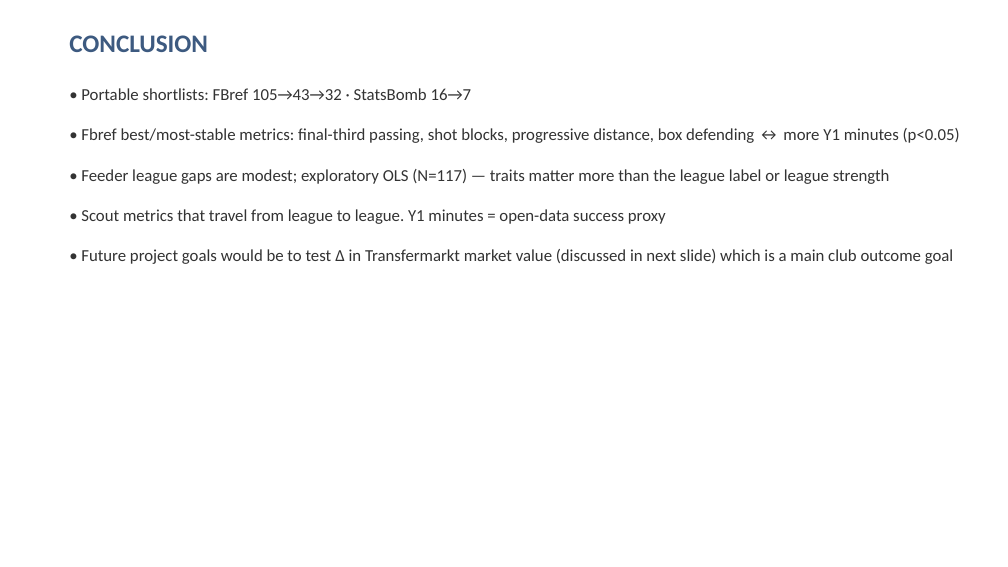
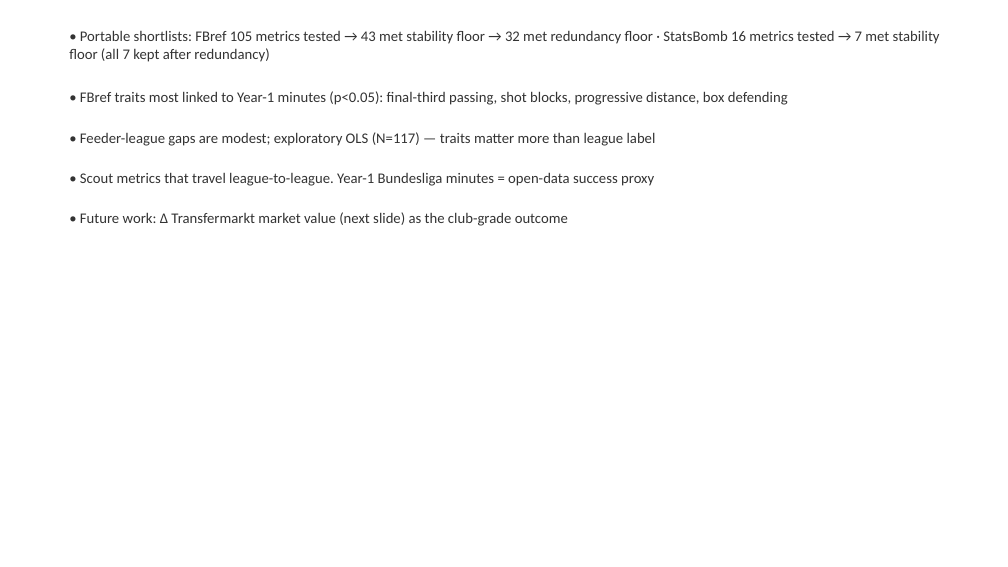
Before and after one commit to colbymorris08/bundesliga-transfer-traits, a slide deck: slide 20 of bundesliga_transfer_traits.pptx. Drawn at 1008x567 pixels with LibreOffice and Linux fonts; fonts in the diff are those of the drawing. Boxes give left, top, right and bottom in pixels: in the first picture for what was removed or moved away, otherwise in the second. Text is boxed around its words. In the diff, an @@ line names an element or a change of style, - is before the commit and + after.

```diff
--- a/bundesliga_transfer_traits.pptx
+++ b/bundesliga_transfer_traits.pptx
@@ text at [69, 30, 940, 226]: text changed; size 16 to 14 pt @@
-CONCLUSION
-• Portable shortlists: FBref 105→43→32 · StatsBomb 16→7
-• Fbref best/most-stable metrics: final-third passing, shot blocks, progressive distance, box defending ↔ more Y1 minutes (p<0.05)
-• Feeder league gaps are modest; exploratory OLS (N=117) — traits matter more than the league label or league strength
-• Scout metrics that travel from league to league. Y1 minutes = open-data success proxy
-• Future project goals would be to test Δ in Transfermarkt market value (discussed in next slide) which is a main club outcome goal
+• Portable shortlists: FBref 105 metrics tested → 43 met stability floor → 32 met redundancy floor · StatsBomb 16 metrics tested → 7 met stability floor (all 7 kept after redundancy)
+• FBref traits most linked to Year-1 minutes (p<0.05): final-third passing, shot blocks, progressive distance, box defending
+• Feeder-league gaps are modest; exploratory OLS (N=117) — traits matter more than league label
+• Scout metrics that travel league-to-league. Year-1 Bundesliga minutes = open-data success proxy
+• Future work: Δ Transfermarkt market value (next slide) as the club-grade outcome
```
Also in this commit, not shown: 15 other slides changed, 1 slide added, 2 other files.
